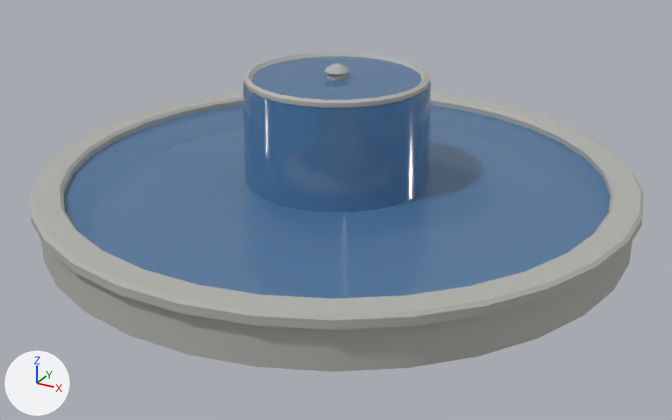
What one commit did to the glTF model godot/modelos/plaza/fuente.glb.
Camera for both pictures: a camera (50 mm lens) standing at (4.28, -7.81, 3.94) and looking at (0.13, -0.25, 0.16). Lighting does not change. The marker at lower left points along +X, +Y and +Z. The picture after the commit comes second. Objects named as collision shapes, trigger or cutter boxes, shadow casters or lower levels of detail are left out. Where no turn or scale is listed for an object, it has been applied to the vertices. Vertices at exactly the same position are counted once.

Names of what the first picture shows: 'fuente_piedra', 'pieza_agua'.
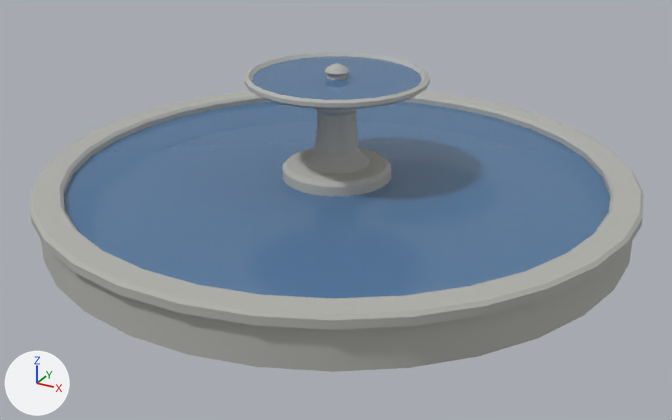
Diff of the bpy script that builds the scene:
```diff
--- a/godot/modelos/plaza/fuente.glb.py
+++ b/godot/modelos/plaza/fuente.glb.py
@@ me_pieza_agua @@
 # used by ob_pieza_agua; location = (0.0, 0.0, 0.0)
-me_pieza_agua.from_pydata(...)  # 104 vertices, 100 faces; spans x -2.71..2.71, y -2.71..2.71, z 0.4..1.46
+me_pieza_agua.from_pydata(...)  # 56 vertices, 52 faces; spans x -2.71..2.71, y -2.71..2.71, z 0.42..1.46
+# me_pieza_agua part 1: the loose piece of 48 vertices spanning x -0.93..0.93, y -0.93..0.93, z 0.4..1.43 is deleted
 me_pieza_agua.materials.append(mat_m_agua)
```

Boxes [x1, y1, x2, y2] around the edits, measured in the pictures (672 x 420 px):
part 1 of me_pieza_agua, deleted: before [243, 82, 431, 212]
